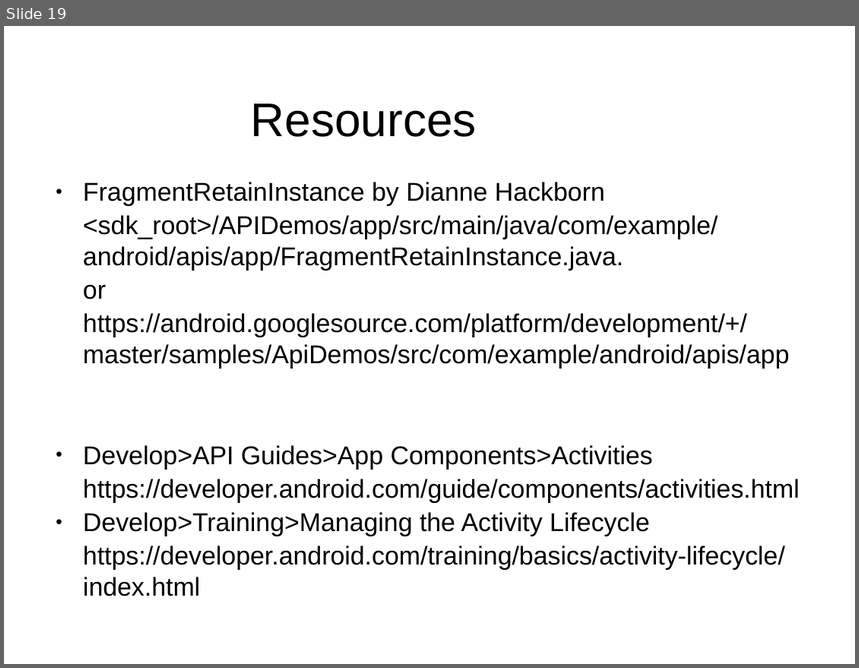
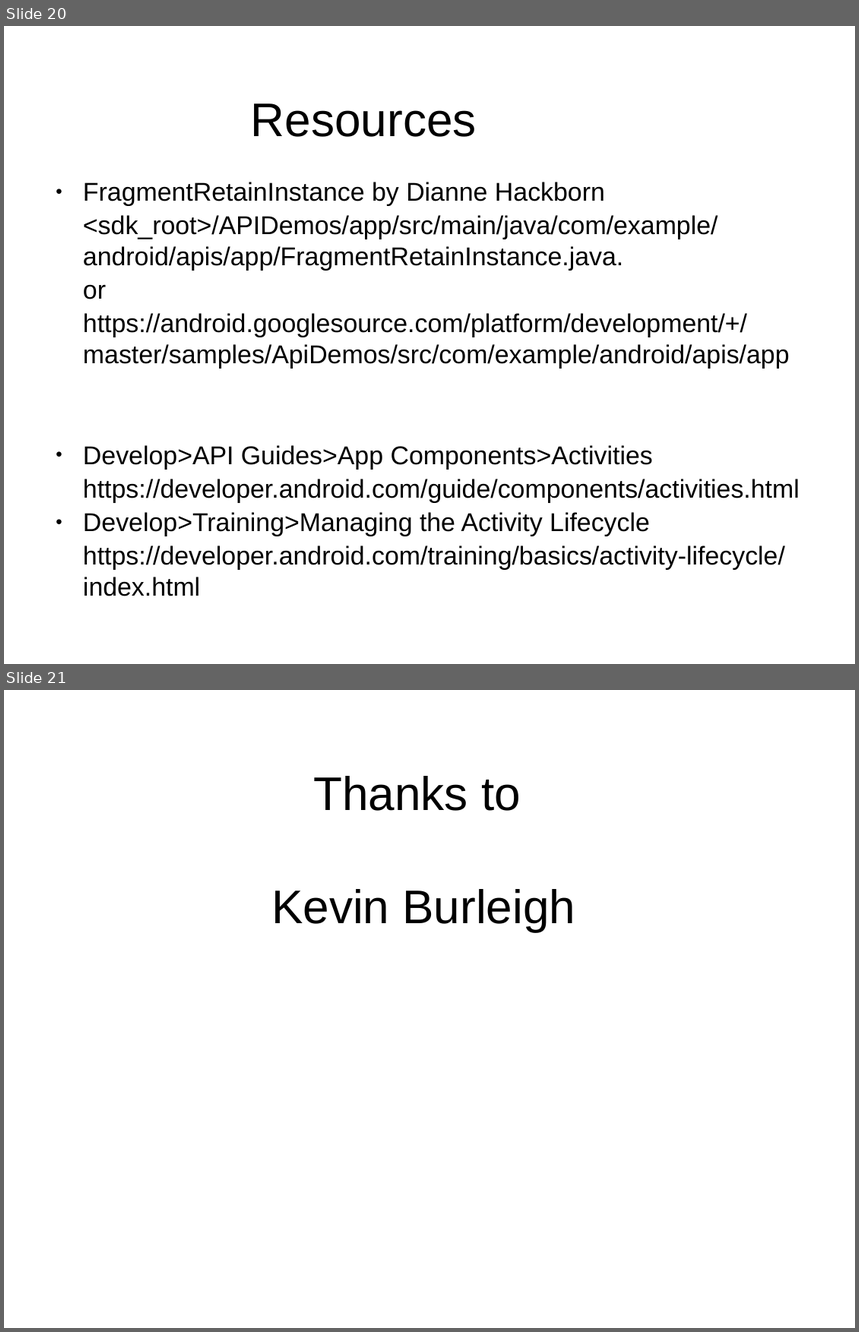
Before and after one commit to flocela/RFragmentWithThread, a slide deck: RFragmentWithThread.odp. Shown one above the other, each under a label of ours: slide 19 before the commit, slides 20 and 21 after it. The pictures are 859x668 and 859x1332 pixels, drawn with LibreOffice and Linux fonts; fonts in the diff are those of the drawing. Boxes give left, top, right and bottom in pixels: in the first picture for what was removed or moved away, otherwise in the second. Text is boxed around its words. In the diff, an @@ line names an element or a change of style, - is before the commit and + after.

```diff
--- a/RFragmentWithThread.odp
+++ b/RFragmentWithThread.odp
@@ slide 21 added at (4, 690, 855, 1328), background #FFFFFF @@
@@ title added at (272, 776, 576, 932), 44 pt, text #000000 @@
+Thanks to
+Kevin Burleigh
@@ what was slide 19 is now slide 20 @@
```
Also in this commit, not shown: 2 slides changed, 2 other slides added, 1 slide removed, 1 other file.
